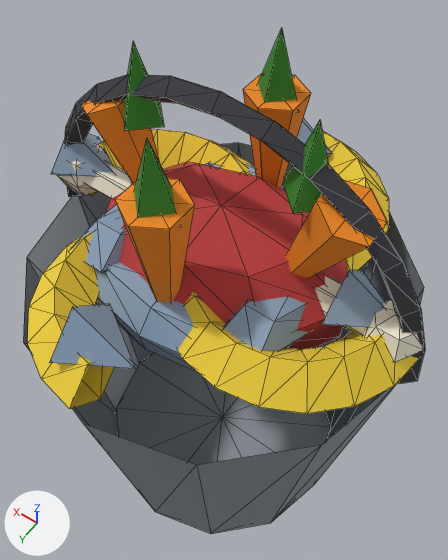
What one commit did to the glTF model assets/models/food_bucket.glb.
One viewpoint serves both versions: a 50 mm camera at (-0.194, 0.269, 0.713) aimed at (0.011, -0.019, 0.262). Lighting does not change. The marker at lower left points along +X, +Y and +Z. The picture after the commit comes second. Mesh edges are drawn as thin lines. Where no turn or scale is listed for an object, it has been applied to the vertices.

The first picture shows 'bucket_bucket_tin', 'bucket_cage_iron', 'food_bananas_banana', 'food_carrots_carrot', 'food_carrots_carrot_leaf', 'food_fish_fish_scale', 'food_meat_bone', 'food_meat_meat_red'.
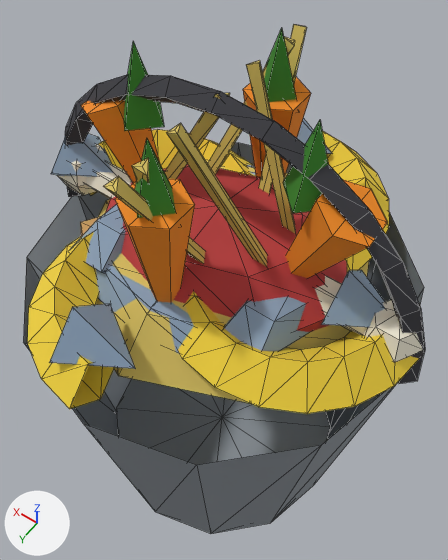
Boxes (x1, y1, x2, y2) around the edits, measured in the pictures (448 x 560 px):
'food_hay_hay', added: after (95, 24, 369, 404)
'food_peanuts_peanut_shell', added (mostly hidden): after (80, 216, 101, 237)

The change, as a diff of the scene's bpy script:
```diff
--- a/assets/models/food_bucket.glb.py
+++ b/assets/models/food_bucket.glb.py
@@ mat_hay @@
+mat_hay = principled_material('hay')
+mat_hay.base_color = (0.687, 0.527, 0.117)  # yellow #d8c060
+mat_hay.roughness = 0.85
@@ mat_peanut_shell @@
+mat_peanut_shell = principled_material('peanut_shell')
+mat_peanut_shell.base_color = (0.578, 0.323, 0.102)  # orange #c89a5a
+mat_peanut_shell.roughness = 0.85
@@ me_mesh_7_1 @@
+me_mesh_7_1.from_pydata(...)  # 92 vertices, 132 faces; spans x -0.13..0.13, y -0.13..0.13, z 0.26..0.48
+me_mesh_7_1.materials.append(mat_hay)  # yellow #d8c060
@@ me_mesh_6_1 @@
+me_mesh_6_1.from_pydata(...)  # 114 vertices, 180 faces; spans x -0.086..0.117, y -0.061..0.125, z 0.292..0.348
+me_mesh_6_1.materials.append(mat_peanut_shell)  # orange #c89a5a
@@ ob_food_hay_hay @@
+ob_food_hay_hay = bpy.data.objects.new('food_hay_hay', me_mesh_7_1)
+ob_food_hay_hay.location = (0.0, 0.0, 0.0)
@@ ob_food_peanuts_peanut_shell @@
+ob_food_peanuts_peanut_shell = bpy.data.objects.new('food_peanuts_peanut_shell', me_mesh_6_1)
+ob_food_peanuts_peanut_shell.location = (0.0, 0.0, 0.0)
```
